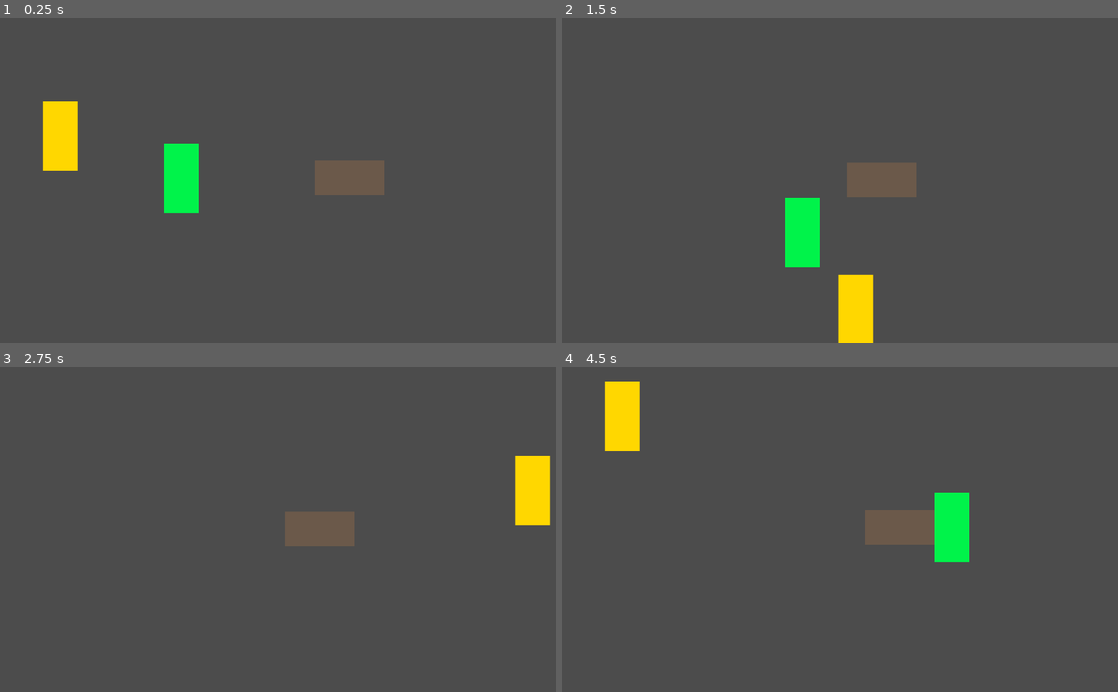
Above: before the commit, frames 1-4 (two rows, left to right).
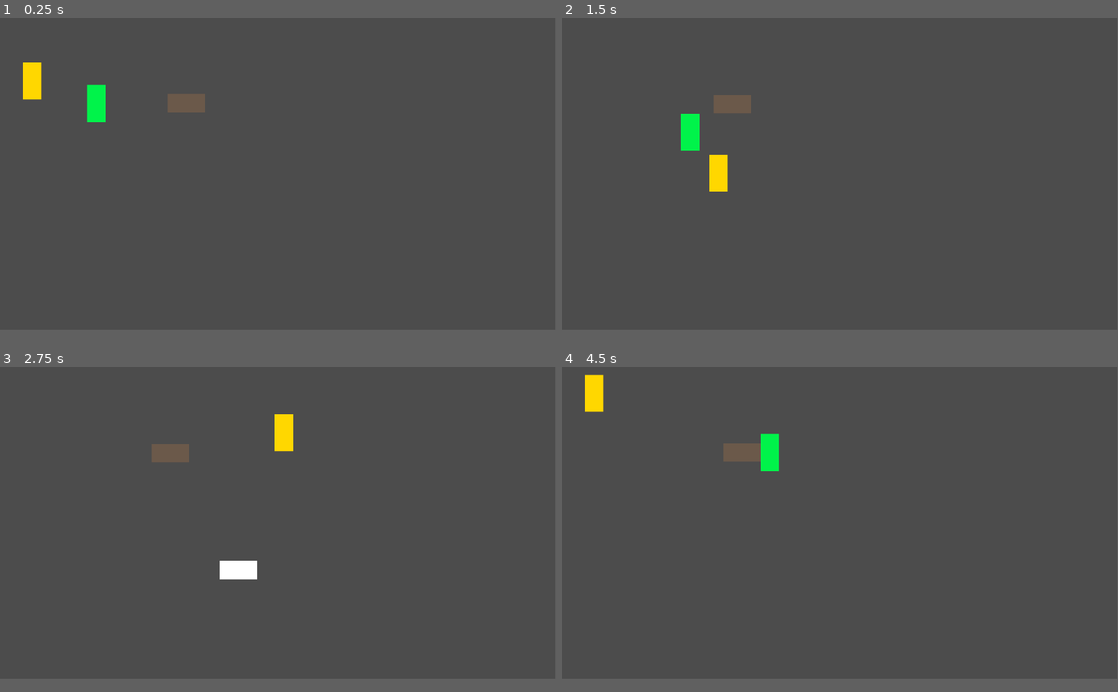
Above: after the commit, the same moments.

Repository: Develarooio/dont-be-a-sheep
Game: Godot game, scene res://Room.tscn
Two runs of this game, one before a commit and one after it. Both use one fixed random seed, a clock stepped at 60 frames per second and the inputs below.
Inputs:
- Up to frame 1 (0.25 s): no input
- Up to frame 2 (1.5 s): hold Right (move_right) 0.53-1.28 s; tap Space (toggle_form) at 0.6, 1.35 s; hold Down (move_down) from 1.28 s (still down)
- Up to frame 3 (2.75 s): release Down (move_down) at 2.03 s; hold Right (move_right) from 2.03 s (still down); tap Space (toggle_form) at 2.1 s
- Up to frame 4 (4.5 s): release Right (move_right) at 2.78 s; hold Up (move_up) 2.78-3.53 s; tap Space (toggle_form) at 2.85, 3.6, 4.35 s; hold Left (move_left) from 3.53 s (still down)
The window is 800x468 before the commit and 799x449 after it. Grey fills any space a smaller window leaves; there, only what the larger window draws over its background counts as a difference.

The runs differ from the first frame. In frame 1, 5.2% of the frame differs, in the area x 4-70%, y 13-61%; in frame 2, 5.1%; in frame 3, 3.8%; in frame 4, 5.2%.

Commit message:
change default screen size

Diff:
--- a/FarmerFollow.gd
+++ b/FarmerFollow.gd
@@ -11,4 +11,3 @@
 
 func _process(delta):
 	offset = offset + SPEED
-	print(offset)
--- a/project.godot
+++ b/project.godot
@@ -13,6 +13,11 @@
 config/name="Don't Be A Sheep"
 run/main_scene="res://Room.tscn"
 config/icon="res://icon.png"
+
+[display]
+
+window/size/width=1920
+window/size/height=1080
 
 [input]
 
